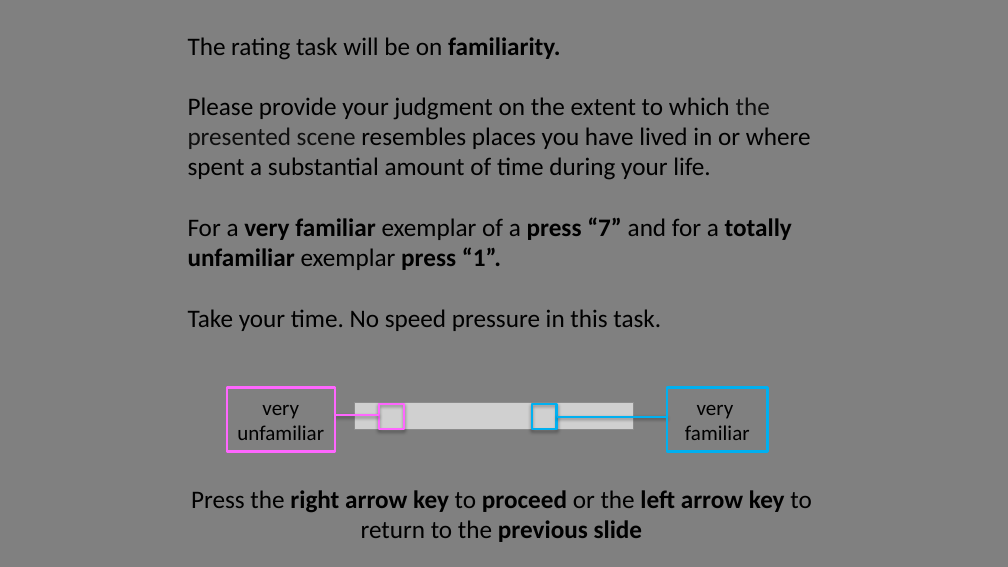
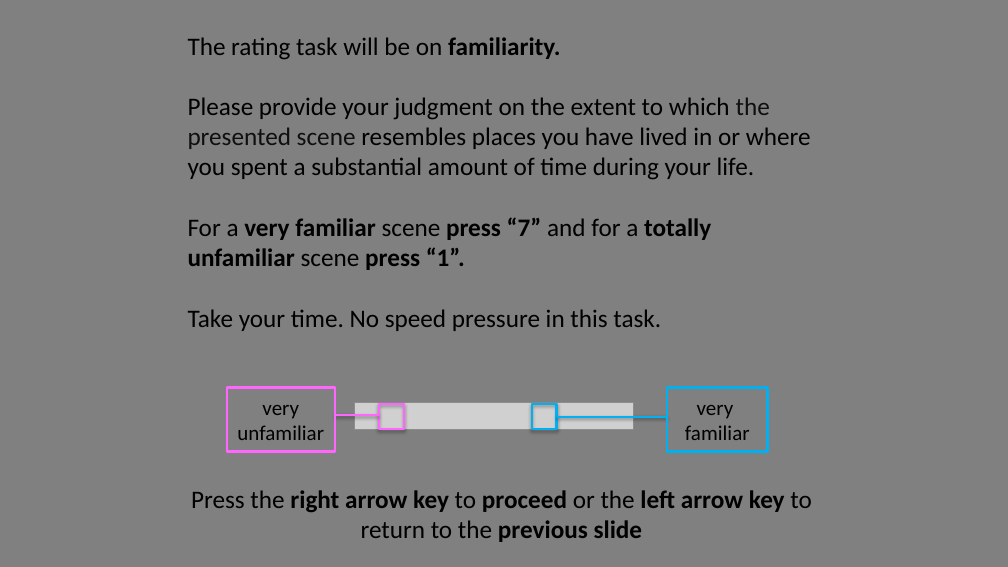
Before and after one commit to michaengeser/pep_wp4, a slide deck: slide 7 of instructions/Instructions.pptx (slide 6 before the commit). Drawn at 1008x567 pixels with LibreOffice and Linux fonts; fonts in the diff are those of the drawing; grey boxes stand for pictures. Boxes give left, top, right and bottom in pixels: in the first picture for what was removed or moved away, otherwise in the second. Text is boxed around its words. In the diff, an @@ line names an element or a change of style, - is before the commit and + after.

```diff
--- a/instructions/Instructions.pptx
+++ b/instructions/Instructions.pptx
@@ text at box(188, 97, 811, 270): text changed @@
-Please provide your judgment on the extent to which the presented scene resembles places you have lived in or where spent a substantial amount of time during your life.
-For a very familiar exemplar of a press “7” and for a totally unfamiliar exemplar press “1”.
+Please provide your judgment on the extent to which the presented scene resembles places you have lived in or where you spent a substantial amount of time during your life.
+For a very familiar scene press “7” and for a totally unfamiliar scene press “1”.
```
Also in this commit, not shown: 9 other slides changed, 1 slide removed, 26 other files.
